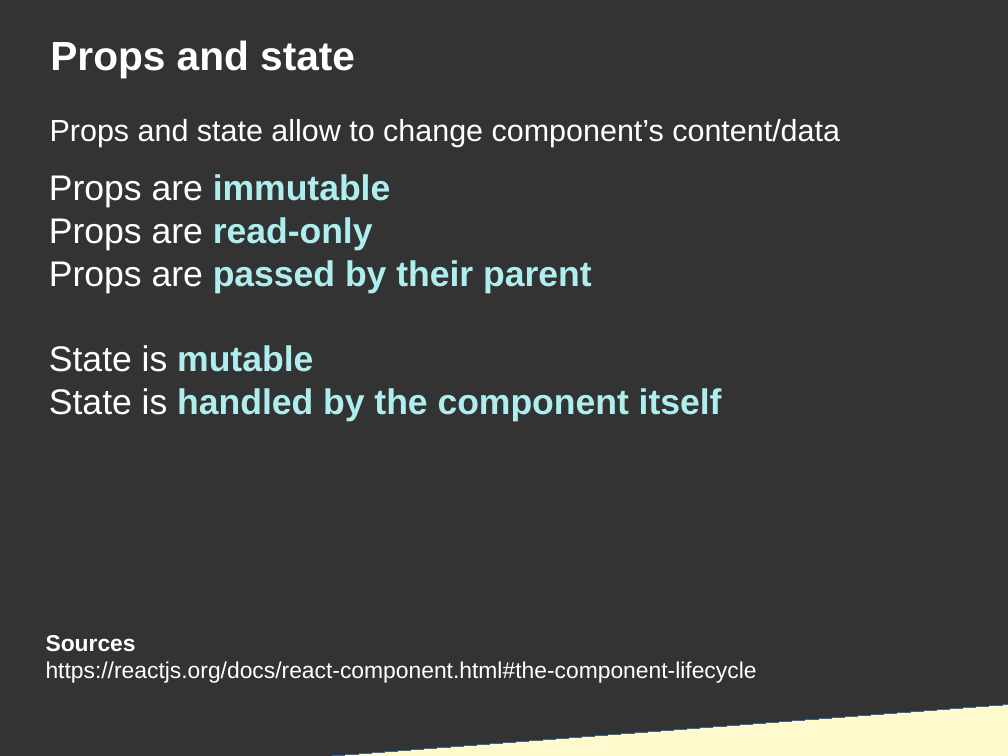
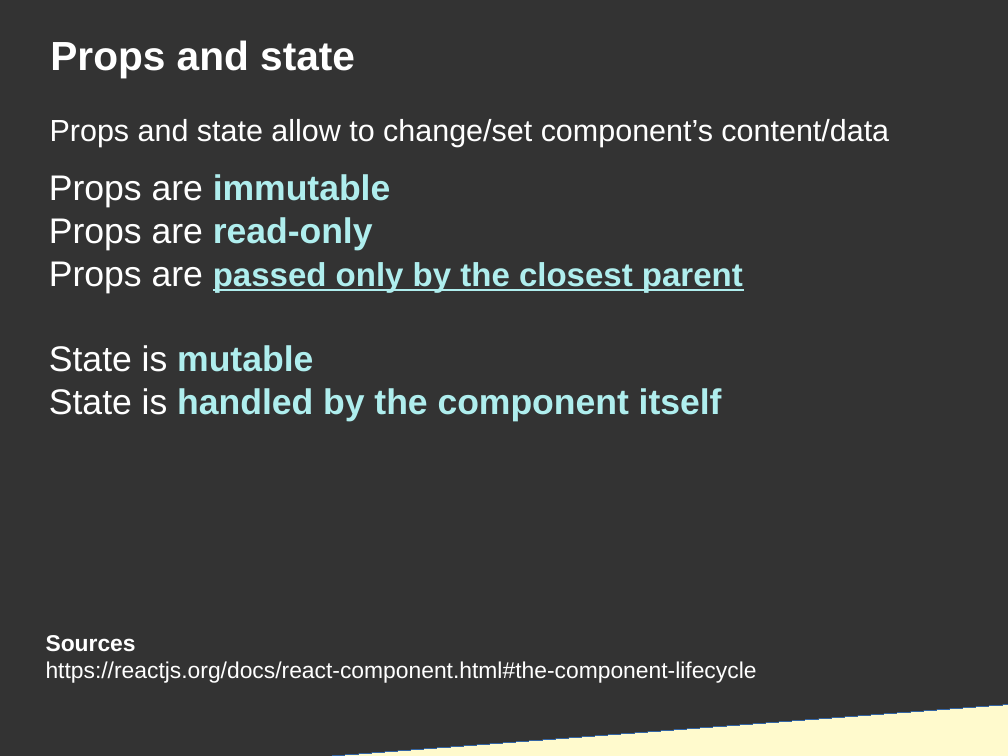
Before and after one commit to DanYellow/presentations, a slide deck: slide 20 of react-redux-101/presentation.odp. Drawn at 1008x756 pixels with LibreOffice and Linux fonts; fonts in the diff are those of the drawing. Boxes give left, top, right and bottom in pixels: in the first picture for what was removed or moved away, otherwise in the second. Text is boxed around its words. In the diff, an @@ line names an element or a change of style, - is before the commit and + after.

```diff
--- a/react-redux-101/presentation.odp
+++ b/react-redux-101/presentation.odp
@@ title at <box>50,119,889,147</box>: text changed @@
-Props and state allow to change component’s content/data
+Props and state allow to change/set component’s content/data
@@ title at <box>49,261,743,421</box>: text changed @@
-Props are passed by their parent
-State is mutable
-State is handled by the component itself
+Props are passed only by the closest parent
+State is mutable
+State is handled by the component itself
```
Also in this commit, not shown: 5 other slides changed, 22 slides added, 1 slide removed, 25 other files.
